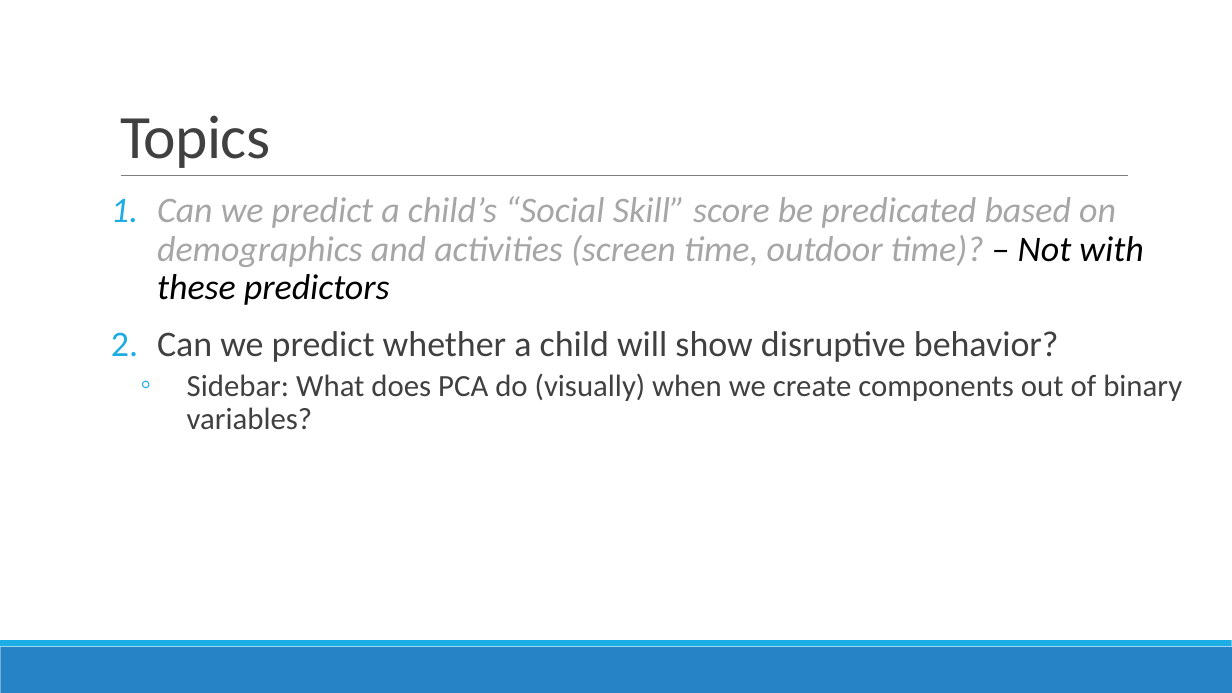
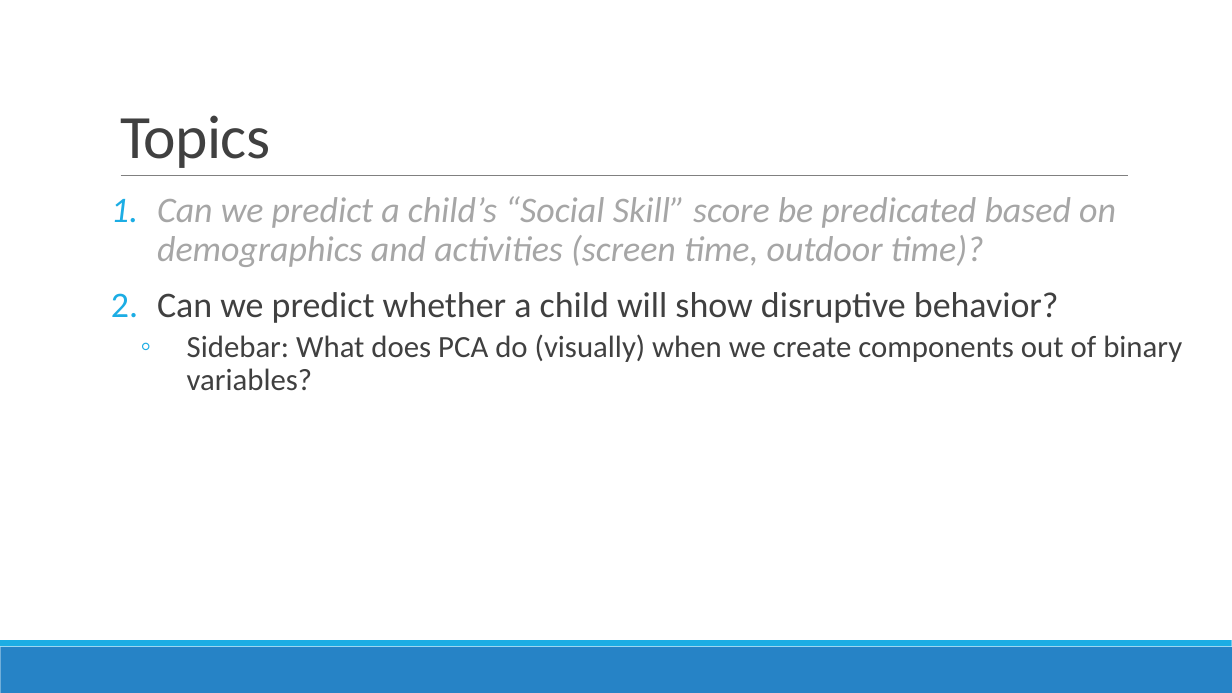
Before and after one commit to conditg/predicting-disruption, a slide deck: slide 8 of DisruptCapstone.pptx. Drawn at 1232x693 pixels with LibreOffice and Linux fonts; fonts in the diff are those of the drawing. Boxes give left, top, right and bottom in pixels: in the first picture for what was removed or moved away, otherwise in the second. Text is boxed around its words. In the diff, an @@ line names an element or a change of style, - is before the commit and + after.

```diff
--- a/DisruptCapstone.pptx
+++ b/DisruptCapstone.pptx
@@ text at (x1=157, y1=196, x2=1116, y2=267): text changed @@
-1. Can we predict a child’s “Social Skill” score be predicated based on demographics and activities (screen time, outdoor time)? – Not with these predictors
+1. Can we predict a child’s “Social Skill” score be predicated based on demographics and activities (screen time, outdoor time)?
```
Also in this commit, not shown: 12 other slides changed, 4 slides added, 1 other file.
